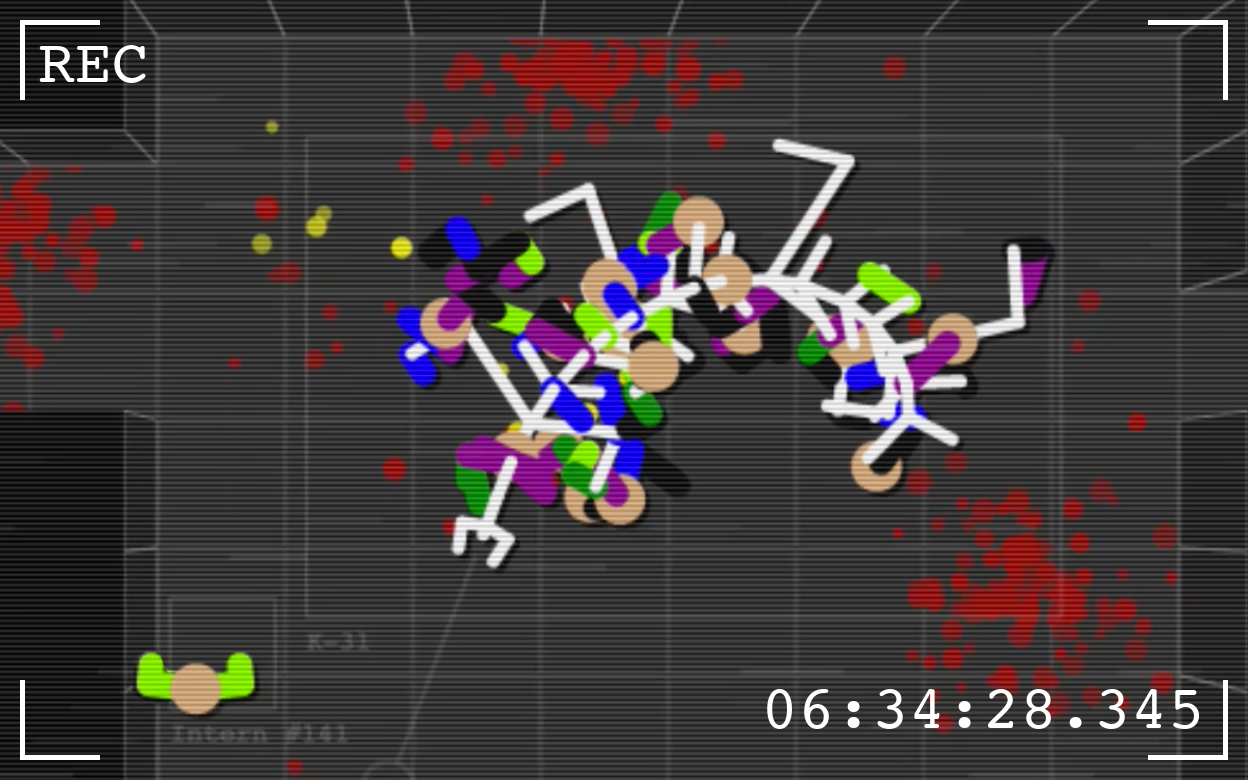
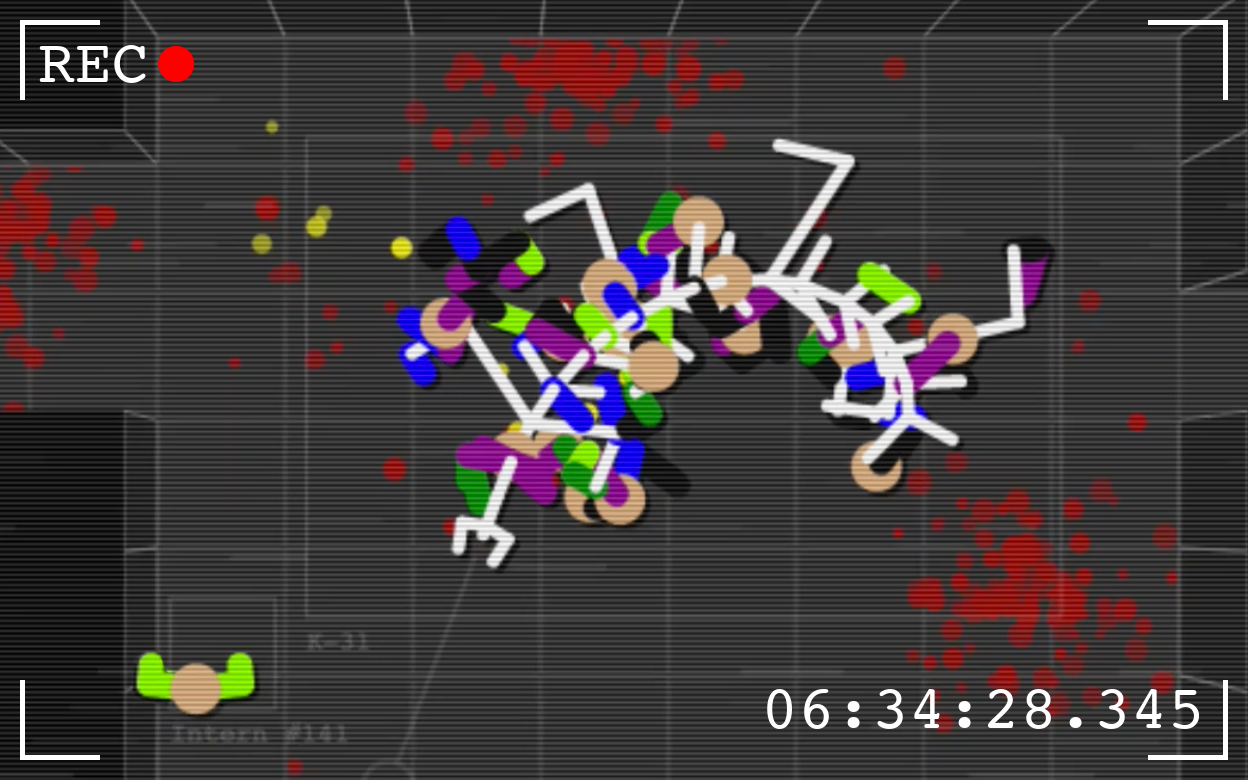
Comparing the layer stacks of the two w=1248, h=780 images. Changes:
added layer "red dot copy" in group "hud" over box(158, 46, 194, 82)
